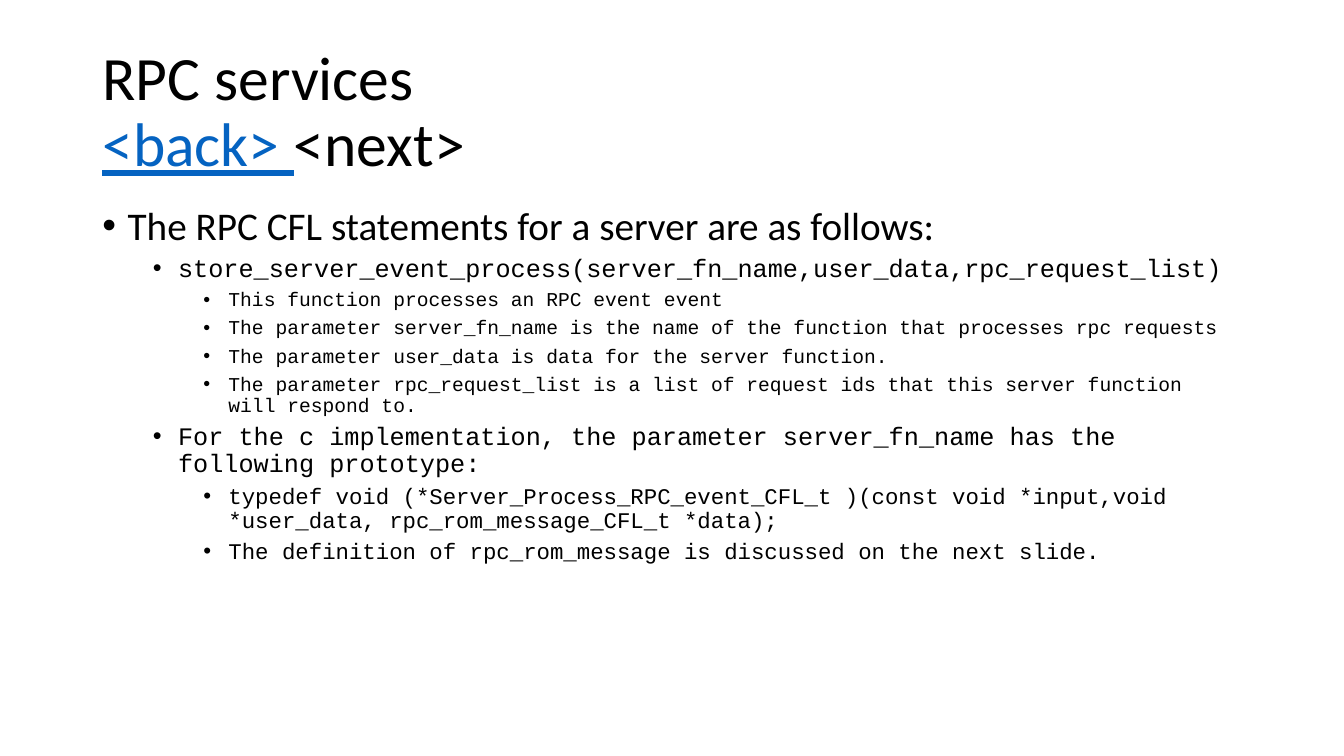
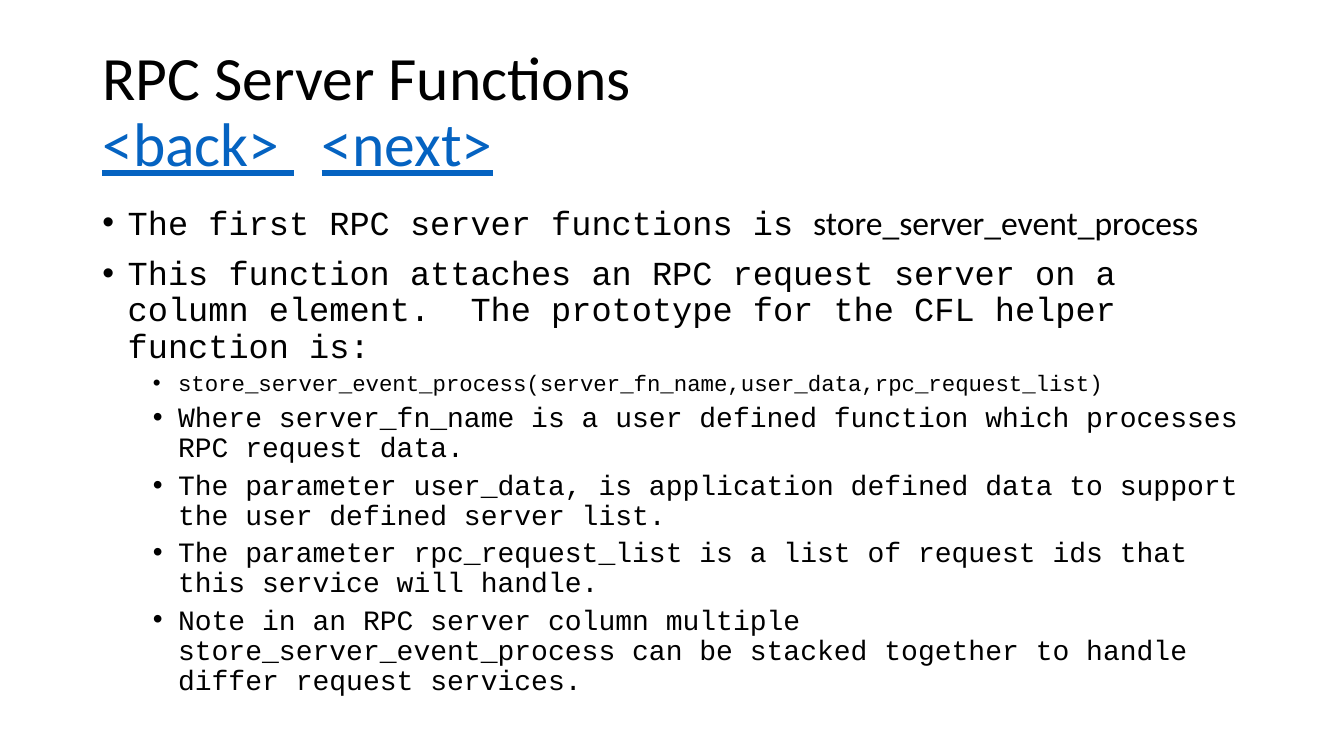
Before and after one commit to glenn-edgar/CFL, a slide deck: slide 98 of documentation/CFL_Documentation.pptx (slide 92 before the commit). Drawn at 1344x756 pixels with LibreOffice and Linux fonts; fonts in the diff are those of the drawing. Boxes give left, top, right and bottom in pixels: in the first picture for what was removed or moved away, otherwise in the second. Text is boxed around its words. In the diff, an @@ line names an element or a change of style, - is before the commit and + after.

```diff
--- a/documentation/CFL_Documentation.pptx
+++ b/documentation/CFL_Documentation.pptx
@@ title at (x1=102, y1=57, x2=630, y2=176): text changed @@
-RPC services
-<back> <next>
+RPC Server Functions
+<back> <next>
@@ text at (x1=128, y1=210, x2=1198, y2=359): text changed; size 28 to 24 pt; font Calibri to Courier New @@
-• The RPC CFL statements for a server are as follows:
+• The first RPC server functions is store_server_event_process
+• This function attaches an RPC request server on a column element. The prototype for the CFL helper function is:
@@ text at (x1=178, y1=375, x2=1103, y2=396): size 18 to 16 pt in "store_server_event_process(server_fn_name,user_data,rpc_requ ..." @@
@@ text at (x1=178, y1=407, x2=1238, y2=696): text changed; size 14 to 20 pt @@
-    • This function processes an RPC event event
-    • The parameter server_fn_name is the name of the function that processes rpc requests
-    • The parameter user_data is data for the server function.
-    • The parameter rpc_request_list is a list of request ids that this server function will respond to.
-  • For the c implementation, the parameter server_fn_name has the following prototype:
-    • typedef void (*Server_Process_RPC_event_CFL_t )(const void *input,void *user_data, rpc_rom_message_CFL_t *data);
-    • The definition of rpc_rom_message is discussed on the next slide.
+  • Where server_fn_name is a user defined function which processes RPC request data.
+  • The parameter user_data, is application defined data to support the user defined server list.
+  • The parameter rpc_request_list is a list of request ids that this service will handle.
+  • Note in an RPC server column multiple store_server_event_process can be stacked together to handle differ request services.
```
Also in this commit, not shown: 11 other slides changed, 90 slides added, 2 slides removed, 9 other files.
